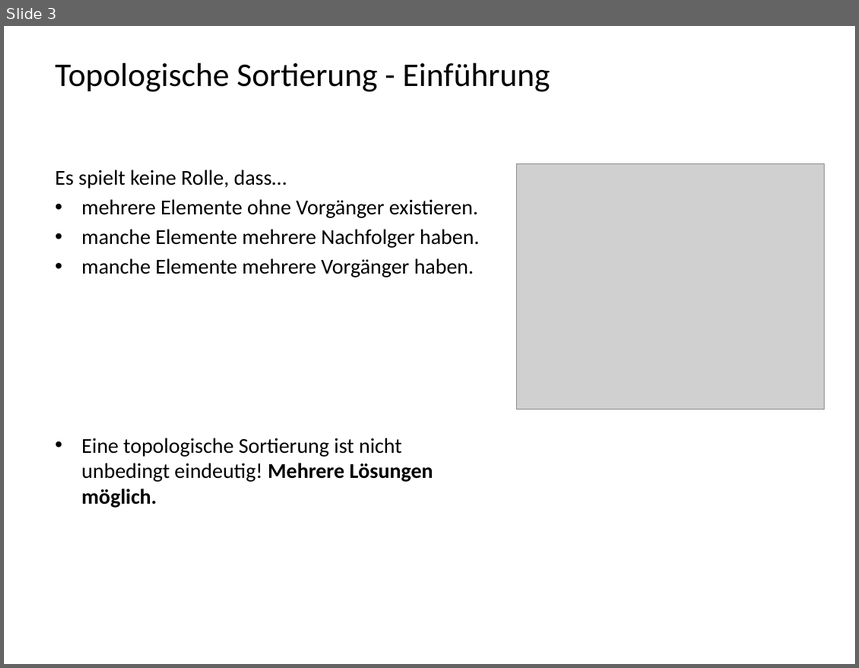
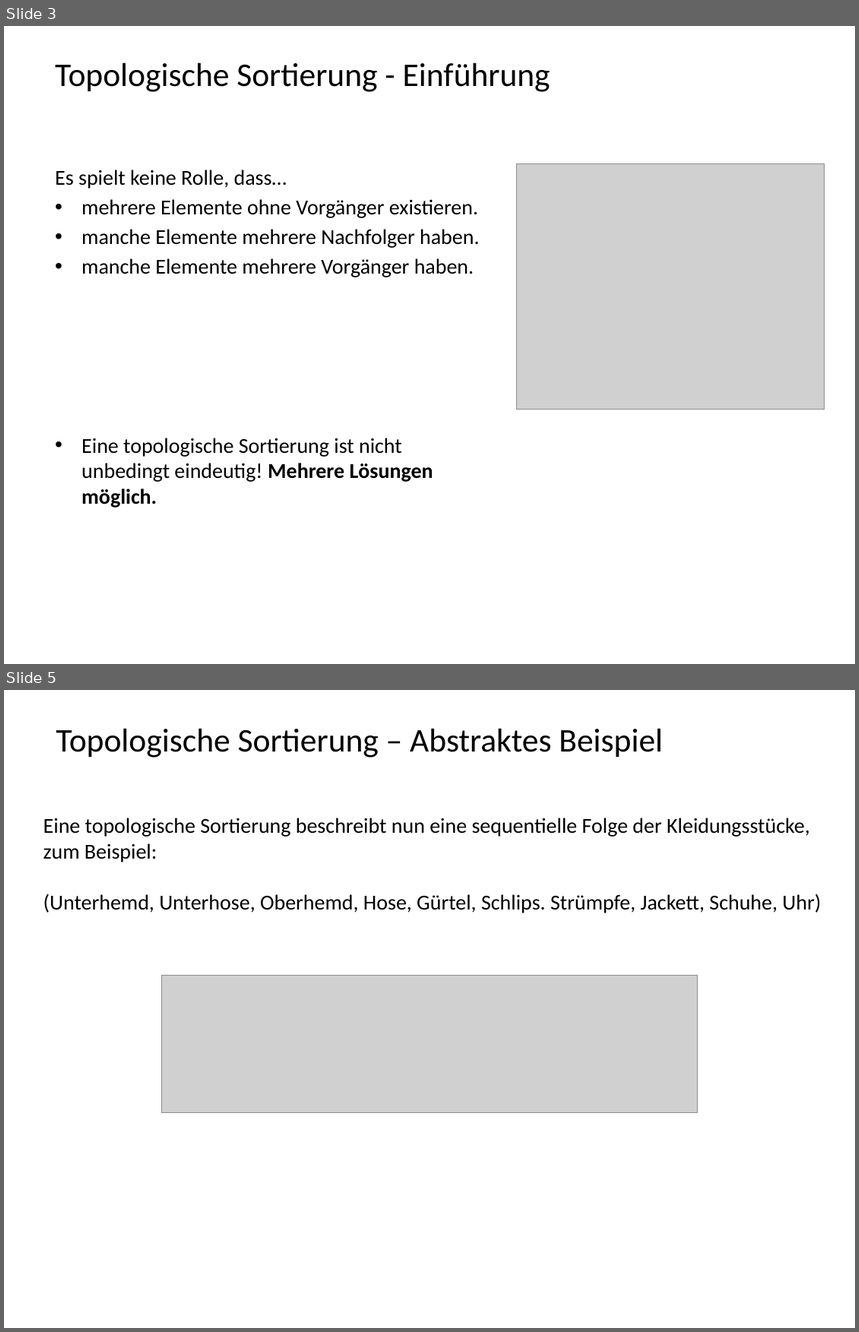
Before and after one commit to InstantRegrets/D_ROT-Topoligische-Sortierung, a slide deck: Dokumentation/D_Rot_Topologische_Sortierung_Power_Point.pptx. Shown one above the other, each under a label of ours: slide 3 before the commit, slides 3 and 5 after it; the slides between them are not shown. The pictures are 859x668 and 859x1332 pixels, drawn with LibreOffice and Linux fonts; fonts in the diff are those of the drawing; grey boxes stand for pictures. Boxes give left, top, right and bottom in pixels: in the first picture for what was removed or moved away, otherwise in the second. Text is boxed around its words. In the diff, an @@ line names an element or a change of style, - is before the commit and + after.

```diff
--- a/Dokumentation/D_Rot_Topologische_Sortierung_Power_Point.pptx
+++ b/Dokumentation/D_Rot_Topologische_Sortierung_Power_Point.pptx
@@ slide 5 added at (x1=4, y1=690, x2=855, y2=1328), background #FFFFFF @@
@@ title added at (x1=56, y1=728, x2=663, y2=758), 28 pt, text #000000 @@
+Topologische Sortierung – Abstraktes Beispiel
@@ text added at (x1=44, y1=818, x2=821, y2=913), 18 pt, text #000000 @@
+Eine topologische Sortierung beschreibt nun eine sequentielle Folge der Kleidungsstücke, zum Beispiel:
+(Unterhemd, Unterhose, Oberhemd, Hose, Gürtel, Schlips. Strümpfe, Jackett, Schuhe, Uhr)
@@ picture added at (x1=161, y1=976, x2=698, y2=1113) @@
```
Also in this commit, not shown: 1 other slide added.
